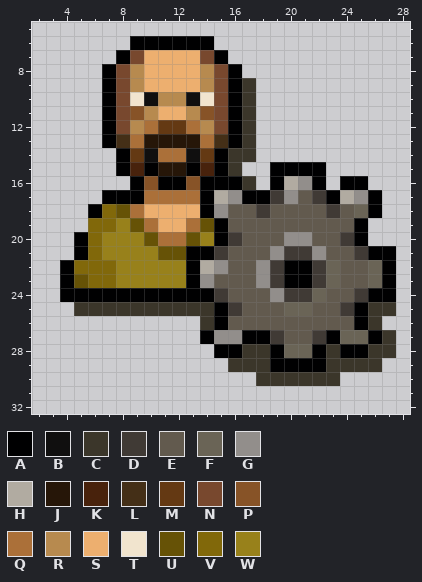
One commit to this pixel-art sprite: tab/account_management.png. Above is the file before it was changed.
The file is 33x36 pixels. Colours within 5 levels of each other are drawn and written as one. Shown: x 2..28, y 5..32.
Palette (. is transparent): A #000001  B #100f0f  C #3b362a  D #403a35  E #625a4e  F #6a6456  G #928e8b  H #b1aba1  J #261608  K #48220c  L #442f17  M #643913  N #78482e  P #875327  Q #ab7039  R #b78a4f  S #edaf6f  T #f1e4ce  U #665206  V #81680a  W #98811b
Pixels before, first column x 4:
 6 .....AAAAAA.............
 7 ....ANSSSSNA............
 8 ...ANRSSSSRNA...........
 9 ...ANRSSSSRNAC..........
10 ...ANTBRRBTNAC..........
11 ...ANPRSSRPNAC..........
12 ...ANRQMMQRNAC..........
13 ...ALQJJJJQLAC..........
14 ....AMBQQBMACC..........
15 ....AKAJJAKAC..AAAA.....
16 .....APAAPAAAC.AHGA.AA..
17 ...AAAQQQQAHGAADGEDAHGA.
18 ..AVUQSSSSAGEEDEEEEDEFA.
19 ..VVWUQSSQUAEEEEEEEEEA..
20 .AVWWWUQQUWADEEEGGEEDA..
21 .AVWWWWUUAADEEEGDDGEEDAA
22 AVVVWWWWWAHGEEGDAADFEEFA
23 AUVVWWWWWAGEEEGDAADFEEFA
24 AAAAAAAAAAADEEEGDDFEEDAA
25 .CCCCCCCCCCADEEEFFEEDACC
26 ..........CAEEEEEEEEEAC.
27 ..........AGGAADEEDAFFAC
28 ...........AACCAFFACAACC
29 ............CCCAAAACCCC.
30 ..............CCCCCC....
The same view after the edit:
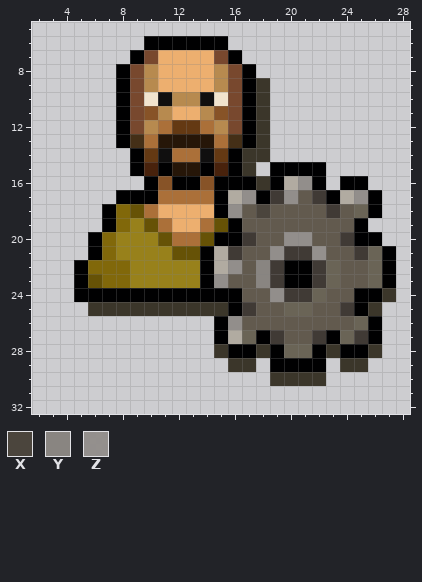
Colours new in this view: X #4b453d  Y #898581  Z #928e8bf8
Change:
Changed rows in their new state; - is an unchanged pixel.
first column x 4:
 6 -----.-----A------------
 7 ----.AN---SNA-----------
 8 ---.ANR---SRNA----------
 9 ---.ANR---SRNAC---------
10 ---.ANTB-RBTNAC---------
11 ---.ANPR-SRPNAC---------
12 ---.ANRQ-MQRNAC---------
13 ---.ALQ---JQLAC---------
14 ----.AMB-QBMA-C---------
15 ----.AKA-JAKAC----------
16 -----.AP-AP--AC---------
17 ---.--A---QAHG----------
18 --.AVUQ---SAG-X---------
19 --.AVWUQ-SQUA-----------
20 -.AV--WU-QU-AD--------A-
21 -.AV---W-U-HD-----Z---F-
22 .A--V----WAHG-Y---------
23 .AU-V----WAG--Y---------
24 .----------AA--------A-C
25 -.---------CAD---------.
26 ----------.-G--------FA-
27 ----------.AHF-------D-.
28 -----------C-A---------.
29 --------------.----.--.-
30 --------------.----.----
